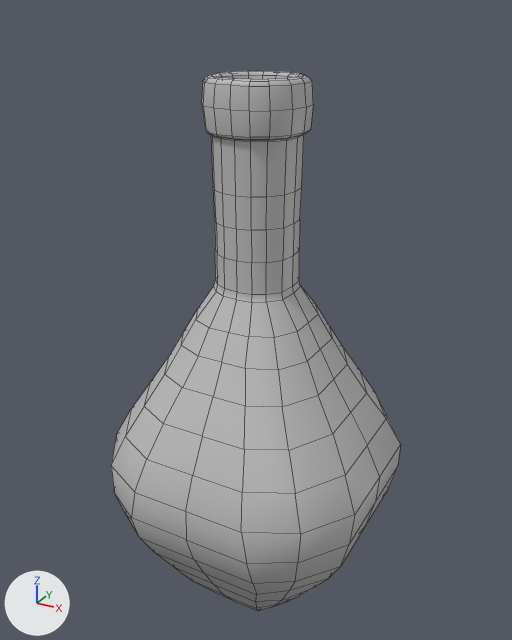
An edit to the FBX model Alchemeow Unity Project/Assets/Alchemeow/Objects/Props/Bottles/BGBottle.fbx, drawn before and after from the same camera.
Rendered twice from a camera (50 mm lens) standing at (0.457, -0.834, 0.905) and looking at (-0.01, 0.015, 0.481). Every picture has the same lights, and +X, +Y and +Z are marked at lower left. Mesh edges are drawn as thin lines. Where no turn or scale is listed for an object, it has been applied to the vertices.

Names of what the first picture shows: 'BG_Bottle1'.
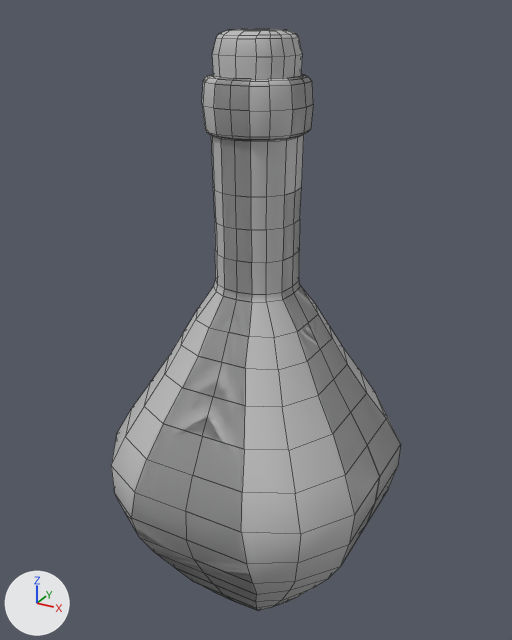
Scene script edits in JSON lines:
```json
{"block": "me_mesh", "where": "# used by ob_bg_bottle1; location = (0.0, 0.0, 0.0)"}
{"op": "remove", "block": "me_mesh", "code": "me_mesh.from_pydata(...)  # 441 vertices, 432 faces; spans x -0.203..0.203, y -0.202..0.202, z 0.0..0.828"}
{"op": "add", "block": "me_mesh", "code": "me_mesh.from_pydata(...)  # 558 vertices, 668 faces; spans x -0.203..0.203, y -0.202..0.202, z 0.0..0.828"}
{"block": "me_mesh", "change": "me_mesh part 1"}
{"block": "me_mesh", "change": "112 vertices are added at x -0.203..0.203, y -0.202..0.202, z 0.002..0.828"}
{"block": "me_mesh", "change": "5 new vertices lie (-0.044, 0.0, -0.002) away from vertices in x 0.044, y -0.075..0.075, z 0.002..0.013"}
{"block": "me_mesh", "change": "236 new faces join them"}
{"op": "add", "block": "me_mesh_001", "code": ["me_mesh_001 = bpy.data.meshes.new('Mesh.001')", "me_mesh_001.from_pydata(...)  # 89 vertices, 80 faces; spans x -0.0537..0.0537, y -0.0539..0.0539, z -0.0094..0.0527", "me_mesh_001.materials.append(mat_bgbottle_m)  # grey #bcbcbc"]}
{"op": "add", "block": "ob_bg_bottle1_cork", "code": ["ob_bg_bottle1_cork = bpy.data.objects.new('BG_Bottle1_Cork', me_mesh_001)", "ob_bg_bottle1_cork.location = (0.0, 0.0, 0.829)"]}
```

Location of each change, (x1, y1, x2, y2) in pixels of the pictures (512 x 640 px):
```json
{"object": "BG_Bottle1", "change": "reshaped", "before": [111, 71, 401, 611], "after": [111, 74, 401, 611]}
{"object": "BG_Bottle1_Cork", "change": "added", "after": [212, 29, 303, 79]}
{"part": 1, "of": "me_mesh", "change": "added", "after": [131, 75, 401, 610]}
```
